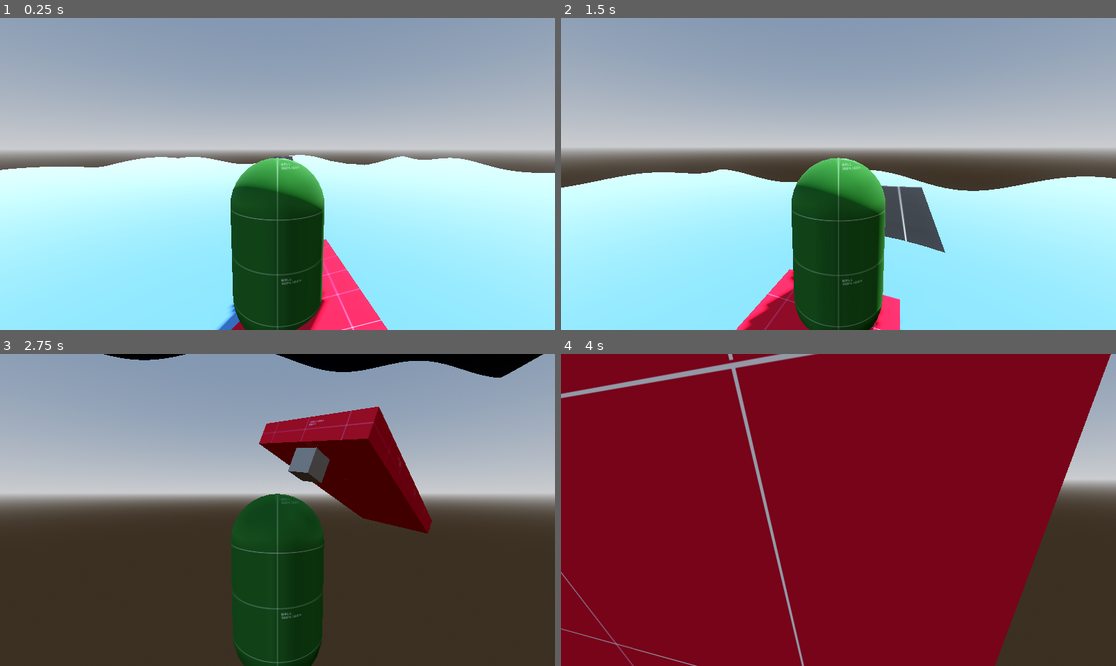
Above: before the commit, frames 1-4 (two rows, left to right).
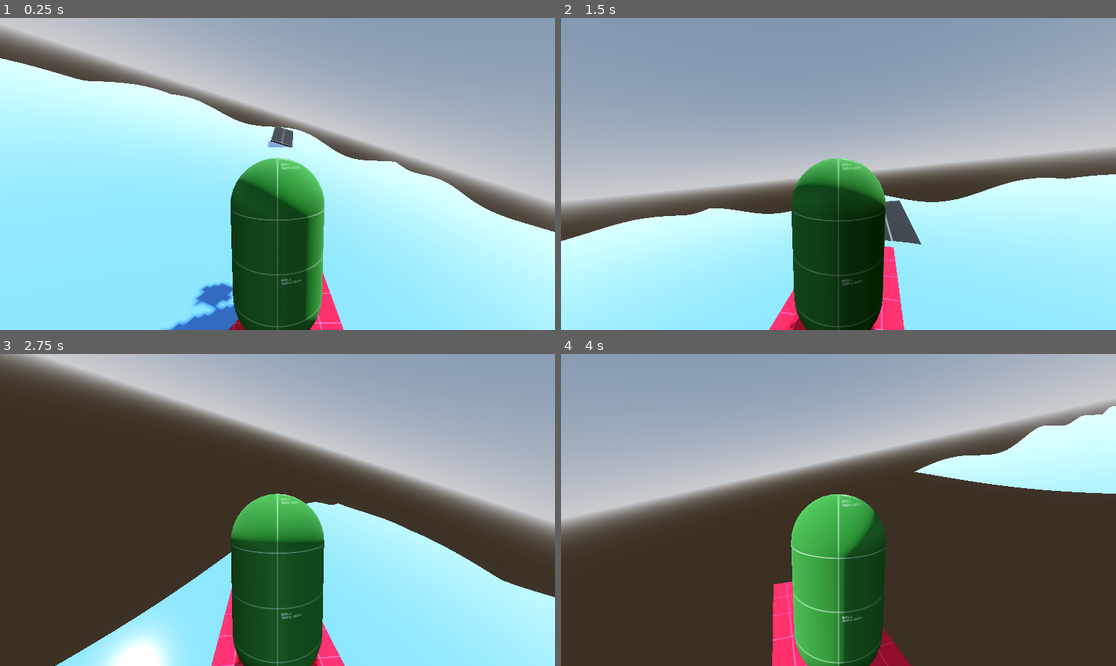
Above: after the commit, the same moments.

Repository: Zainap16/GigaChad
Game: Godot game, scene res://Scenes/main_game_scene.tscn
Same seed, same stepped clock (60 frames per second), same inputs: the game is played once before the commit and once after it.
Inputs (mouse positions are in pixels of both pictures, inside the frame that each line leads up to):
- Up to frame 1 (0.25 s): no input
- Up to frame 2 (1.5 s): move the mouse to (866, 174) at 0.52 s; hold W (forward) from 0.53 s (still down); move the mouse to (810, 174) at 1.27 s
- Up to frame 3 (2.75 s): keep holding W (forward); move the mouse to (288, 503) at 2.02 s
- Up to frame 4 (4 s): keep holding W (forward); move the mouse to (832, 516) at 2.77 s; move the mouse to (877, 513) at 3.52 s

The runs differ from the first frame. In frame 1, 45% of the frame differs, in the area x 0-100%, y 0-100%; in frame 2, 28%; in frame 3, 62%; in frame 4, 91%.

Commit message:
shark chases player need to add exiting 'escaped'

Diff:
--- a/Scenes/main_game_scene.tscn
+++ b/Scenes/main_game_scene.tscn
@@ -1,10 +1,10 @@
 [gd_scene format=3 uid="uid://cbm3iy64c7q3l"]
 
 [ext_resource type="Script" uid="uid://cj00hjeeknijm" path="res://Scripts/main_game_scene.gd" id="1_t40n3"]
-[ext_resource type="PackedScene" uid="uid://b0l3sxfrrjqw5" path="res://Scenes/player.tscn" id="2_8mtfu"]
 [ext_resource type="Texture2D" uid="uid://cal8rp5nuh81n" path="res://Assets/GreyboxTextures/greybox_dark_grid.png" id="2_wb2by"]
 [ext_resource type="PackedScene" uid="uid://dktx27v5b6ck6" path="res://Scenes/sea_scene.tscn" id="3_wb2by"]
 [ext_resource type="PackedScene" uid="uid://duamnfufibm1s" path="res://Scenes/surfboard.tscn" id="5_t40n3"]
+[ext_resource type="PackedScene" uid="uid://c731ttn352yod" path="res://Scenes/shark.tscn" id="6_hkk18"]
 [ext_resource type="PackedScene" uid="uid://b01e8sf5nddih" path="res://Scenes/ramp.tscn" id="6_udhrh"]
 
 [sub_resource type="ProceduralSkyMaterial" id="ProceduralSkyMaterial_bkcmx"]
@@ -24,9 +24,8 @@
 albedo_texture = ExtResource("2_wb2by")
 uv1_triplanar = true
 
-[node name="MainGameScene" type="Node3D" unique_id=2076651091 node_paths=PackedStringArray("player")]
+[node name="MainGameScene" type="Node3D" unique_id=2076651091]
 script = ExtResource("1_t40n3")
-player = NodePath("Player")
 
 [node name="WorldEnvironment" type="WorldEnvironment" parent="." unique_id=1191174284]
 environment = SubResource("Environment_wb2by")
@@ -34,26 +33,6 @@
 [node name="DirectionalLight3D" type="DirectionalLight3D" parent="." unique_id=776476620]
 transform = Transform3D(-0.8660254, -0.43301278, 0.25, 0, 0.49999997, 0.86602545, -0.50000006, 0.75, -0.43301266, 0, 0, 0)
 shadow_enabled = true
-
-[node name="Player" parent="." unique_id=519681689 node_paths=PackedStringArray("surfboard", "player_anchor") instance=ExtResource("2_8mtfu")]
-editor_description = "For limitations use less than halfway points:
-x - 1.5m
-y - 0.3m
-z - 4.0m
-
-Then for limitation do:
-surf_forward_limit := 1.7
-surf_backward_limit := 1.7
-var surf_side_limit := 0.55
-
-Essentially a safety margin."
-transform = Transform3D(1, 0, 0, 0, 1, 0, 0, 0, 1, 0.018021822, 1.1528511, 4.2459974)
-collision_layer = 2
-surfboard = NodePath("../Surfboard")
-player_anchor = NodePath("../Surfboard/PlayerAnchor")
-surf_forward_limit = 1.7
-surf_backward_limit = 1.7
-surf_side_limit = 0.55
 
 [node name="floor" type="CSGBox3D" parent="." unique_id=1456495516]
 transform = Transform3D(1, 0, 0, 0, 1, 0, 0, 0, 1, 0, -0.23040771, 0)
@@ -63,19 +42,21 @@
 
 [node name="SeaScene" parent="." unique_id=387515874 instance=ExtResource("3_wb2by")]
 
-[node name="Surfboard" parent="." unique_id=499914239 node_paths=PackedStringArray("player") instance=ExtResource("5_t40n3")]
+[node name="Surfboard" parent="." unique_id=499914239 instance=ExtResource("5_t40n3")]
 transform = Transform3D(0.9999619, 0, 0.008726535, 0, 1, 0, -0.008726535, 0, 0.9999619, 0, 0, 11.931072)
 collision_layer = 4
 collision_mask = 17
 can_sleep = false
 water_drag = 1.0
-player = NodePath("../Player")
 steering_torque = 2.0
 brake_force = 20.0
 sinking_torque = 7.0
 
 [node name="PlayerAnchor" type="Marker3D" parent="Surfboard" unique_id=231458562]
 transform = Transform3D(1, 0, 0, 0, 1, 0, 0, 0, 1, 0, 0.8, 0)
+
+[node name="Camera3D" type="Camera3D" parent="." unique_id=706846269]
+transform = Transform3D(1, 0, 0, 0, 1, 0, 0, 0, 1, 0, 1.8118653, 15.727629)
 
 [node name="Ramp" parent="." unique_id=62801989 instance=ExtResource("6_udhrh")]
 transform = Transform3D(1, 0, 0, 0, 0.9611462, -0.27604, 0, 0.27604, 0.9611462, 0, 0.69997644, -6.528872)
@@ -84,4 +65,6 @@
 wait_time = 2.0
 one_shot = true
 
+[node name="Shark" parent="." unique_id=918205962 instance=ExtResource("6_hkk18")]
+
 [connection signal="timeout" from="RestartTimer" to="." method="_on_restart_timer_timeout"]
--- a/Scenes/player.tscn
+++ b/Scenes/player.tscn
@@ -9,9 +9,7 @@
 albedo_texture = ExtResource("2_cvnsp")
 uv1_triplanar = true
 
-[sub_resource type="CapsuleShape3D" id="CapsuleShape3D_cvnsp"]
-
-[node name="Player" type="CharacterBody3D" unique_id=519681689 groups=["player"]]
+[node name="Player" type="Node3D" unique_id=726525635 groups=["player"]]
 script = ExtResource("1_v0iea")
 can_move = true
 
@@ -19,13 +17,11 @@
 mesh = SubResource("CapsuleMesh_v0iea")
 surface_material_override/0 = SubResource("StandardMaterial3D_6t5aa")
 
-[node name="CollisionShape3D" type="CollisionShape3D" parent="." unique_id=1414894738]
-shape = SubResource("CapsuleShape3D_cvnsp")
-
 [node name="camera_mount" type="Node3D" parent="." unique_id=2080595825]
 
 [node name="Camera3D" type="Camera3D" parent="camera_mount" unique_id=1608264889]
 transform = Transform3D(1, 0, 0, 0, 0.992495, 0.12228509, 0, -0.12228509, 0.992495, 0, 1.0942451, 2.1573486)
+current = true
 
 [node name="visuals" type="Node3D" parent="." unique_id=925085610]
 
--- a/Scenes/surfboard.tscn
+++ b/Scenes/surfboard.tscn
@@ -2,6 +2,7 @@
 
 [ext_resource type="Script" uid="uid://d2hrx706p46ae" path="res://Scripts/surfboard.gd" id="1_wr883"]
 [ext_resource type="Texture2D" uid="uid://c3tjc3ib2n8vo" path="res://Assets/GreyboxTextures/greybox_red_grid.png" id="1_yj6fq"]
+[ext_resource type="PackedScene" uid="uid://b0l3sxfrrjqw5" path="res://Scenes/player.tscn" id="3_8cbvr"]
 
 [sub_resource type="StandardMaterial3D" id="StandardMaterial3D_wr883"]
 albedo_texture = ExtResource("1_yj6fq")
@@ -14,11 +15,12 @@
 [sub_resource type="BoxShape3D" id="BoxShape3D_yj6fq"]
 size = Vector3(1.5, 0.3, 4)
 
-[node name="Surfboard" type="RigidBody3D" unique_id=499914239]
+[node name="Surfboard" type="RigidBody3D" unique_id=499914239 node_paths=PackedStringArray("player")]
 mass = 0.5
 linear_damp = 0.5
 angular_damp = 1.0
 script = ExtResource("1_wr883")
+player = NodePath("Player")
 
 [node name="MeshInstance3D" type="MeshInstance3D" parent="." unique_id=523786569]
 mesh = SubResource("BoxMesh_n7llf")
@@ -47,3 +49,8 @@
 
 [node name="CameraAnchor" type="Marker3D" parent="." unique_id=2086132272]
 transform = Transform3D(1, 0, 0, 0, 0.99991864, 0.01275801, 0, -0.01275801, 0.99991864, 0, 3.1111975, -4.298542)
+
+[node name="Player" parent="." unique_id=726525635 node_paths=PackedStringArray("surfboard") instance=ExtResource("3_8cbvr")]
+transform = Transform3D(1, 0, 0, 0, 1, 0, 0, 0, 1, 0, 1.0858996, 0)
+surfboard = NodePath("..")
+rotation_smoothing = 2.0
--- a/Scripts/main_game_scene.gd
+++ b/Scripts/main_game_scene.gd
@@ -6,21 +6,16 @@
 
 # Called when the node enters the scene tree for the first time.
 func _ready() -> void:
-	print("Player position BEFORE: ", player.global_position)
-	print("Anchor position: ", player_anchor.global_position)
+	pass
 
-	place_player_on_board()
-
-	print("Player position AFTER: ", player.global_position)
 
 
 ## Called every frame. 'delta' is the elapsed time since the previous frame.
-#func _process(delta: float) -> void:
-	#pass
+
 
 #snap player to surboard
 func place_player_on_board() -> void:
-	player.global_transform = player_anchor.global_transform
+	#player.global_transform = player_anchor.global_transform
 	print("Snap player")
 
 
--- a/Scripts/player.gd
+++ b/Scripts/player.gd
@@ -1,30 +1,28 @@
-extends CharacterBody3D
+extends Node3D
 
 @onready var camera_mount: Node3D = $camera_mount
-
-@export var sens_horizontal :float = 0.2
-@export var sens_vertical :float = 0.2
 @onready var visuals: Node3D = $visuals
-
-@onready var player_feet: Marker3D = $PlayerFeet
 
 @export var surfboard: RigidBody3D
 @export var player_anchor: Marker3D
-var is_on_surfboard:= false
+
+var is_on_surfboard := false
 
 @export var can_move := false
-const SPEED = 5.0
-const JUMP_VELOCITY = 4.5
-
-
-@export_category("Limitations")
-@export var surf_forward_limit := 1.5
-@export var surf_backward_limit := 1.5
-@export var surf_side_limit := 0.7
-@export var surf_move_speed := 2.0
-
-@export_category("Speed")
-@export var max_speed := 15.0
+
+
+@export_category("Camera")
+@export var sens_horizontal: float = 0.2
+@export var sens_vertical: float = 0.2
+
+
+@export_category("Surfing Lean")
+@export var max_forward_lean := 15.0
+@export var max_backward_lean := 10.0
+@export var max_side_lean := 20.0
+@export var lean_speed := 8.0
+
+var target_lean := Vector3.ZERO
 
 
 @export_category("Shark Escape")
@@ -32,87 +30,92 @@
 
 var escape_timer := 0.0
 var escaping_shark := false
+
+##makes camera move slowly the lower the number is
+@export var rotation_smoothing := 5.0
 func _ready() -> void:
+
 	Input.mouse_mode = Input.MOUSE_MODE_CAPTURED
+
 	mount_surfboard()
 
+
 func _input(event):
+
 	if Input.is_action_just_pressed("ui_cancel"):
 		get_tree().quit()
+
 	if event is InputEventMouseMotion:
-		camera_mount.rotate_x(deg_to_rad(-event.relative.y * sens_vertical))
-		camera_mount.rotation.x = clamp(camera_mount.rotation.x, deg_to_rad(-90), deg_to_rad(45))
-
-		rotate_y(deg_to_rad(-event.relative.x * sens_horizontal))
-		##clamp(value, min_value, max_value)
-		#camera_mount.rotation.y = clamp(camera_mount.rotation.y, deg_to_rad(-45), deg_to_rad(45))
-
-#		visuals.rotate_y(deg_to_rad(event.relative.x * sens_horizontal))
-
-
-func _physics_process(delta: float) -> void:
-
-	if is_on_surfboard:
-		var board_velocity := get_board_velocity_at_player()
-		var player_velocity := Vector3.ZERO
-
-		if can_move:
-			player_velocity = get_surf_velocity()
-		velocity = board_velocity + player_velocity
-
-		move_and_slide()
-		limit_player_position()
-		#update_shark_escape(delta)
-		#update_camera_direction()
+
+		camera_mount.rotate_x(
+			deg_to_rad(-event.relative.y * sens_vertical)
+		)
+
+		camera_mount.rotation.x = clamp(
+			camera_mount.rotation.x,
+			deg_to_rad(-90),
+			deg_to_rad(45)
+		)
+
+		rotate_y(
+			deg_to_rad(-event.relative.x * sens_horizontal)
+		)
+
+
+func _process(delta: float) -> void:
+
+	if not is_on_surfboard:
 		return
 
-
-##How fast is the board moving underneath me
-func get_board_velocity_at_player() -> Vector3:
-
-	var relative_position := (
-		global_position - surfboard.global_position
-	)
-
-	var rotational_velocity := (
-		surfboard.angular_velocity.cross(relative_position)
-	)
-
-	return (
-		surfboard.linear_velocity
-		+ rotational_velocity
-	)
-
-##Move surfboard
-func surf_move(delta: float) -> void:
-
-	var surf_input := get_surf_input()
-	var board_forward := -surfboard.global_transform.basis.z
-	var board_right := surfboard.global_transform.basis.x
-
-	var movement := (
-		board_right * surf_input.x
-		+ board_forward * surf_input.y
-	)
-
-	# Move player relative to board
-	global_position += movement * SPEED * delta
-##Surf Velocity
-func get_surf_velocity() -> Vector3:
-
-	var surf_input := get_surf_input()
-
-	var board_forward := -surfboard.global_transform.basis.z
-	var board_right := surfboard.global_transform.basis.x
-
-	var movement := (
-		board_right * surf_input.x
-		+ board_forward * surf_input.y
-	)
-
-	return movement * surf_move_speed
-
-##Get player Input to move on surfboard.
+	if can_move:
+		update_lean(delta)
+	#update_camera(delta)
+	update_shark_escape(delta)
+
+
+## --------------------------------
+## SURFING LEAN
+## --------------------------------
+
+func update_lean(delta: float) -> void:
+
+	var input := get_surf_input()
+
+	# Forward / backward lean
+	if input.y > 0.0:
+		target_lean.x = deg_to_rad(-max_forward_lean)
+
+	elif input.y < 0.0:
+		target_lean.x = deg_to_rad(max_backward_lean)
+
+	else:
+		target_lean.x = 0.0
+
+
+	# Left / right lean
+	target_lean.z = deg_to_rad(
+		-input.x * max_side_lean
+	)
+
+
+	# Smoothly move toward the target lean
+	visuals.rotation.x = lerp_angle(
+		visuals.rotation.x,
+		target_lean.x,
+		lean_speed * delta
+	)
+
+	visuals.rotation.z = lerp_angle(
+		visuals.rotation.z,
+		target_lean.z,
+		lean_speed * delta
+	)
+
+
+## --------------------------------
+## INPUT
+## --------------------------------
+
 func get_surf_input() -> Vector2:
 
 	return Input.get_vector(
@@ -121,59 +124,23 @@
 		"backward",
 		"forward"
 	)
-##Snap player to surfboard
+
+
+## --------------------------------
+## MOUNT SURFBOARD
+## --------------------------------
+
 func mount_surfboard() -> void:
 
 	is_on_surfboard = true
 
-	var feet_offset := global_position - player_feet.global_position
-
-	global_position = player_anchor.global_position + feet_offset
-
-##Limit player movement on surfboard
-func limit_player_position() -> void:
-#I think this gets the board's area
-	var local_position := surfboard.to_local(global_position)
-
-#here's where the area retriction occurs
-	local_position.z = clamp(
-		local_position.z,
-		-surf_forward_limit,
-		surf_backward_limit
-	)
-
-	local_position.x = clamp(
-		local_position.x,
-		-surf_side_limit,
-		surf_side_limit
-	)
-
-	global_position = surfboard.to_global(local_position)
-
-func update_shark_escape(delta: float) -> void:
-
-	if not escaping_shark:
-		return
-
-	var input := Input.get_axis("backward", "forward")
-
-	# Player is accelerating forward
-	if input > 0.0:
-		escape_timer += delta
-	else:
-		escape_timer = 0.0
-
-	if escape_timer >= escape_time:
-		escape_shark()
-
-func escape_shark() -> void:
-
-	print("ESCAPED SHARK!")
-
-	escape_timer = 0.0
-	escaping_shark = false
-
-	# Tell shark to despawn
+	#global_transform = player_anchor.global_transform
+
+
+## --------------------------------
+## CAMERA
+## --------------------------------
+
 func update_camera_direction() -> void:
 
 	var board_basis := surfboard.global_transform.basis
@@ -184,3 +151,79 @@
 	)
 
 	camera_mount.global_rotation.y = board_yaw
+
+
+## --------------------------------
+## SHARK ESCAPE
+## --------------------------------
+
+func update_shark_escape(delta: float) -> void:
+
+	if not escaping_shark:
+		return
+
+	var input := Input.get_axis(
+		"backward",
+		"forward"
+	)
+
+	if input > 0.0:
+
+		escape_timer += delta
+
+	else:
+
+		escape_timer = 0.0
+
+	if escape_timer >= escape_time:
+
+		escape_shark()
+
+
+func escape_shark() -> void:
+
+	print("ESCAPED SHARK!")
+
+	escape_timer = 0.0
+	escaping_shark = false
+
+	# Tell shark to despawn
+
+
+func update_camera(delta: float) -> void:
+
+	var target_rotation := Vector3(
+		0.0,
+		rotation.y,
+		0.0
+	)
+
+	camera_mount.rotation.y = lerp_angle(
+		camera_mount.rotation.y,
+		target_rotation.y,
+		rotation_smoothing * delta
+	)
+
+	#var target_rotation := Vector3(
+		#surfboard.global_rotation.x,
+		#surfboard.global_rotation.y,
+		#surfboard.global_rotation.z
+	#)
+#
+	#camera_mount.global_rotation.x = lerp_angle(
+		#camera_mount.global_rotation.x,
+		#target_rotation.x,
+		#rotation_smoothing * delta
+	#)
+#
+	#camera_mount.global_rotation.y = lerp_angle(
+		#camera_mount.global_rotation.y,
+		#target_rotation.y,
+		#rotation_smoothing * delta
+	#)
+#
+	#camera_mount.global_rotation.z = lerp_angle(
+		#camera_mount.global_rotation.z,
+		#target_rotation.z,
+		#rotation_smoothing * delta
+	#)
--- a/Scripts/shark.gd
+++ b/Scripts/shark.gd
@@ -1,12 +1,27 @@
 extends CharacterBody3D
 
-@export_category("Shark")
-@export var move_speed := 12.0
+@export_category("Movement")
+@export var chase_speed := 7.0
 @export var acceleration := 5.0
-@export var rotation_speed := 3.0
+@export var turn_speed := 3.0
 
 @export_category("Target")
-@export var player: CharacterBody3D
+
+var player:Node3D
+enum SharkState {
+	CHASING,
+	ATTACKING,
+	ESCAPED
+}
+
+var state := SharkState.CHASING
+
+func _ready() -> void:
+	var players = get_tree().get_nodes_in_group("player")
+	if players.size() > 0:
+		player = players[0]
+	else:
+		push_warning("Player not foundd")
 
 
 func _physics_process(delta: float) -> void:
@@ -16,16 +31,32 @@
 
 	chase_player(delta)
 
+func _process(delta: float) -> void:
+	match state:
+		SharkState.CHASING:
+			chase_player(delta)
+		SharkState.ATTACKING:
+			attack_player()
+		SharkState.ESCAPED:
+			pass
+	pass
 
+
+func attack_player():
+	print("ATTACK PLAYER")
+
+	pass
 func chase_player(delta: float) -> void:
+
+	if not player:
+		return
 
 	var direction := (
 		player.global_position - global_position
 	).normalized()
 
-	# Move toward player
-	velocity = velocity.lerp(
-		direction * move_speed,
+	velocity = velocity.move_toward(
+		direction * chase_speed,
 		acceleration * delta
 	)
 
--- a/Scripts/surfboard.gd
+++ b/Scripts/surfboard.gd
@@ -22,7 +22,7 @@
 @onready var right_probe: Marker3D = $BuoyancyPoints/RightProbe
 
 @export_category("Player")
-@export var player:CharacterBody3D
+@export var player:Node3D
 @export var player_weight: float  = 3.0
 @export var weight_shift_strength := 1.0
 
